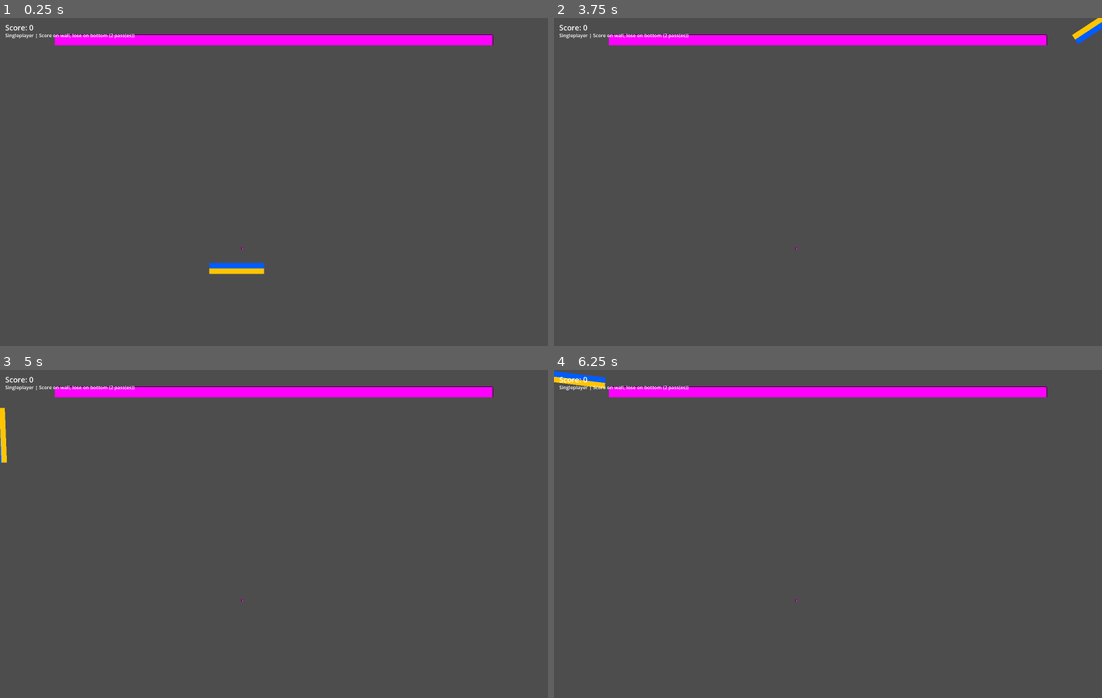
Above: before the commit, frames 1-4 (two rows, left to right).
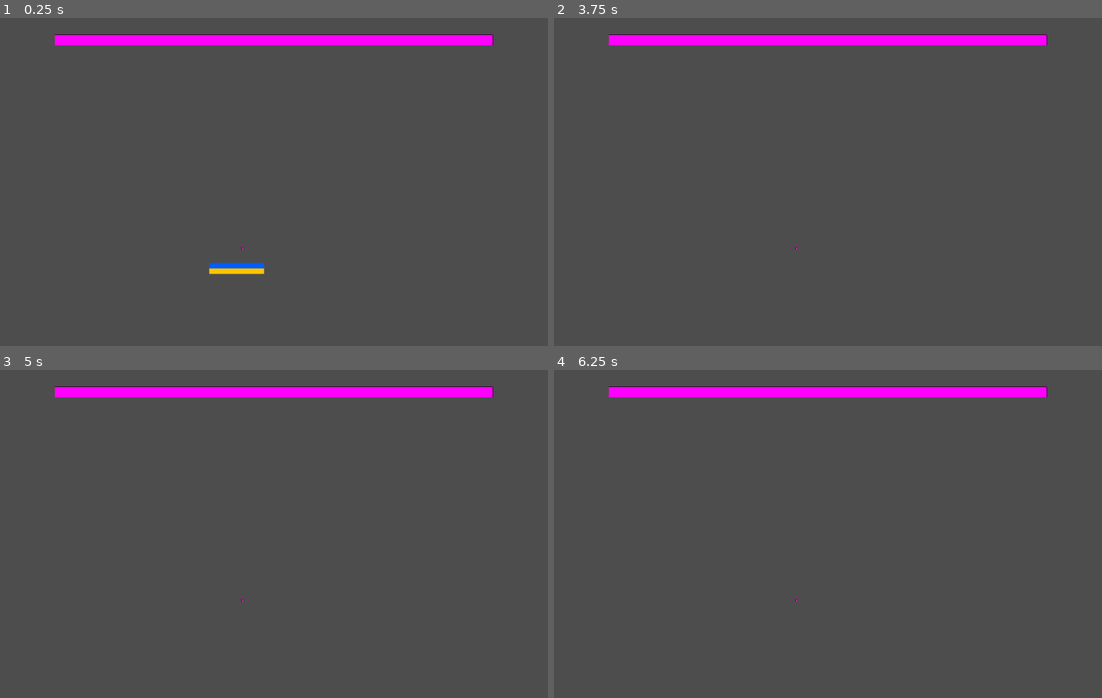
Above: after the commit, the same moments.

Repository: teros0/flappy-drone
Game: Godot game, scene res://scenes/squash.tscn
The game is run twice, just before and just after one commit, with the same random seed, the same clock (stepped at 60 frames per second) and the same inputs. This scene is started directly instead of the project's main scene.
Inputs (mouse positions are in pixels of both pictures, inside the frame that each line leads up to):
- Up to frame 1 (0.25 s): no input
- Up to frame 2 (3.75 s): move the mouse to (948, 165) at 0.52 s; hold Right (ui_right) 0.53-1.28 s; tap one key every 0.75 s from 0.6 s: K (p2_down) J (p2_left) U (p2_push) L (p2_right) I (p2_up); click (948, 165) at 0.67 s; move the mouse to (718, 198) at 1.27 s; hold Down (ui_down) 1.28-2.03 s; move the mouse to (882, 109) at 2.02 s; hold Right (ui_right) 2.03-2.78 s; move the mouse to (800, 247) at 2.77 s; hold Up (ui_up) 2.78-3.53 s; click (800, 247) at 2.92 s; move the mouse to (992, 231) at 3.52 s; hold Left (ui_left) from 3.53 s (still down)
- Up to frame 3 (5 s): keep holding Left (ui_left); move the mouse to (109, 484) at 4.27 s; tap Space (push) at 4.35 s
- Up to frame 4 (6.25 s): move the mouse to (855, 534) at 5.02 s; release Left (ui_left) at 5.03 s; hold Down (ui_down) 5.03-5.78 s; tap K (p2_down) at 5.1 s; click (855, 534) at 5.17 s; move the mouse to (745, 452) at 5.77 s; hold Right (ui_right) from 5.78 s (still down); tap J (p2_left) at 5.85 s

The runs differ from the first frame. In frame 1, 0.2% of the frame differs, in the area x 1-25%, y 2-7%; in frame 2, 0.4%; in frame 3, 0.4%; in frame 4, 0.5%, in the area x 0-25%, y 0-7%.
Error after the commit: Parse Error: Function "_create_hud()" not found in base self. (res://scripts/squash.gd:38)

Commit message:
refactor a bit

Diff:
--- a/scenes/squash.tscn
+++ b/scenes/squash.tscn
@@ -8,10 +8,11 @@
 
 [sub_resource type="Resource" id="Resource_q6rv1"]
 script = ExtResource("2_q6rv1")
+mode = 0
 metadata/_custom_type_script = "uid://bm56ajtbqh4al"
 
 [sub_resource type="PhysicsMaterial" id="PhysicsMaterial_ii624"]
-bounce = 1.0
+bounce = 2.0
 
 [sub_resource type="PhysicsMaterial" id="PhysicsMaterial_6kogi"]
 
@@ -32,7 +33,15 @@
 
 [node name="Squash" type="Node2D" unique_id=714557145]
 script = ExtResource("1_6kogi")
+default_wrap_buffer = null
+ball_bottom_redirect_enabled = null
+ball_left_spawn_y_range = null
+ball_right_spawn_y_range = null
+spawn_second_player = null
+player_configs = null
 rules = SubResource("Resource_q6rv1")
+ball_horizontal_wrap_speed_multiplier = null
+ball_redirect_speed = null
 
 [node name="Copter" parent="." unique_id=2008944575 instance=ExtResource("1_1fwq8")]
 position = Vector2(910, 1133)
@@ -77,3 +86,19 @@
 
 [node name="Sprite2D" type="Sprite2D" parent="Wall" unique_id=467527202]
 texture = SubResource("PlaceholderTexture2D_q6rv1")
+
+[node name="HUD" type="CanvasLayer" parent="." unique_id=445552897]
+
+[node name="Score" type="Label" parent="HUD" unique_id=398667612]
+offset_left = 24.0
+offset_top = 20.0
+offset_right = 64.0
+offset_bottom = 67.0
+theme_override_font_sizes/font_size = 34
+
+[node name="State" type="Label" parent="HUD" unique_id=1568478137]
+offset_left = 24.0
+offset_top = 64.0
+offset_right = 64.0
+offset_bottom = 95.0
+theme_override_font_sizes/font_size = 22
--- a/scripts/squash.gd
+++ b/scripts/squash.gd
@@ -21,8 +21,8 @@
 var scores_by_player_id: Dictionary = {}
 var last_touch_player_id: int = -1
 var game_over: bool = false
-var score_label: Label
-var state_label: Label
+@onready var score_label: Label = $HUD/Score
+@onready var state_label: Label = $HUD/State
 var ball_spawn_position: Vector2
 var active_rules: Resource
 var ball_wrapper: WorldWrapper
@@ -40,24 +40,6 @@
 
 func _process(_delta: float) -> void:
 	Utils.handle_reset(self)
-
-
-func _setup_wrappers() -> void:
-	# Copters: standard both-axis wrap.
-	for copter_node in copters:
-		var copter_wrapper := _attach_wrapper(copter_node)
-		copter_wrapper.wrap_mode = WorldWrapper.WrapMode.BOTH
-		copter_wrapper.enable_bottom_redirect = false
-
-	# Ball: both-axis wrap + diagonal-like bottom redirect to side edges.
-	ball_wrapper = _attach_wrapper(ball)
-	ball_wrapper.wrap_mode = WorldWrapper.WrapMode.BOTH
-	ball_wrapper.enable_bottom_redirect = ball_bottom_redirect_enabled
-	ball_wrapper.left_edge_spawn_y_range = ball_left_spawn_y_range
-	ball_wrapper.right_edge_spawn_y_range = ball_right_spawn_y_range
-	if not ball_wrapper.wrapped.is_connected(_on_ball_wrapped):
-		ball_wrapper.wrapped.connect(_on_ball_wrapped)
-
 
 func _setup_players() -> void:
 	copters.clear()
@@ -70,6 +52,38 @@
 			player_node.add_to_group("squash_player")
 			_ensure_score_entry(int(player_node.get("player_id")))
 
+func _setup_wrappers() -> void:
+	# Copters: standard both-axis wrap.
+	for copter_node in copters:
+		var copter_wrapper := _attach_wrapper(copter_node)
+		copter_wrapper.wrap_mode = WorldWrapper.WrapMode.BOTH
+		copter_wrapper.enable_bottom_redirect = false
+
+	# Ball: both-axis wrap + diagonal-like bottom redirect to side edges.
+	ball_wrapper = _attach_wrapper(ball)
+	ball_wrapper.wrap_mode = WorldWrapper.WrapMode.BOTH
+	ball_wrapper.enable_bottom_redirect = ball_bottom_redirect_enabled
+	ball_wrapper.left_edge_spawn_y_range = ball_left_spawn_y_range
+	ball_wrapper.right_edge_spawn_y_range = ball_right_spawn_y_range
+	if not ball_wrapper.wrapped.is_connected(_on_ball_wrapped):
+		ball_wrapper.wrapped.connect(_on_ball_wrapped)
+
+func _attach_wrapper(target: Node2D) -> WorldWrapper:
+	var existing_wrapper: WorldWrapper = _find_wrapper(target)
+	if existing_wrapper:
+		return existing_wrapper
+
+	var wrapper := WorldWrapper.new()
+	wrapper.buffer = default_wrap_buffer
+	target.add_child(wrapper)
+	return wrapper
+
+
+func _find_wrapper(target: Node2D) -> WorldWrapper:
+	for child in target.get_children():
+		if child is WorldWrapper:
+			return child as WorldWrapper
+	return null
 
 func _get_active_player_configs() -> Array[Resource]:
 	if not player_configs.is_empty():
@@ -200,22 +214,6 @@
 	active_rules = SquashRulesResource.new()
 
 
-func _create_hud() -> void:
-	var hud := CanvasLayer.new()
-	hud.name = "SquashHUD"
-	add_child(hud)
-
-	score_label = Label.new()
-	score_label.position = Vector2(24, 20)
-	score_label.add_theme_font_size_override("font_size", 34)
-	hud.add_child(score_label)
-
-	state_label = Label.new()
-	state_label.position = Vector2(24, 64)
-	state_label.add_theme_font_size_override("font_size", 22)
-	hud.add_child(state_label)
-
-
 func _refresh_hud() -> void:
 	if not score_label or not state_label:
 		return
@@ -251,9 +249,30 @@
 	return "P%d" % last_touch_player_id
 
 
+@export var ball_horizontal_wrap_speed_multiplier: float = 1.2
+
+@export var ball_redirect_speed: float = 1200.0
+
+func _shoot_ball_towards_center_deferred() -> void:
+	call_deferred("_shoot_ball_towards_center")
+
+func _shoot_ball_towards_center() -> void:
+	if not (ball is RigidBody2D):
+		return
+	var vp_size = get_viewport_rect().size
+	var center = Vector2(vp_size.x * 0.5, vp_size.y * 0.5)
+	var dir = (center - ball.global_position).normalized()
+	ball.set_deferred("linear_velocity", dir * ball_redirect_speed)
+
 func _on_ball_wrapped(axis: String, edge: String) -> void:
 	if game_over:
 		return
+
+	if axis == "horizontal":
+		if ball is RigidBody2D:
+			ball.linear_velocity.x *= ball_horizontal_wrap_speed_multiplier
+		return
+
 	if axis != "vertical" or edge != "bottom":
 		return
 
@@ -263,15 +282,19 @@
 			_award_point(1, -active_rules.points_lost_on_bottom_miss)
 			_refresh_hud()
 			_reset_rally(1)
+		else:
+			_shoot_ball_towards_center_deferred()
 		return
 
 	# Versus: only count bottom passes while someone is expected to return.
 	if pending_receiver_player_id <= 0:
+		_shoot_ball_towards_center_deferred()
 		return
 
 	bottom_pass_count_since_wall += 1
 	if bottom_pass_count_since_wall < active_rules.bottom_passes_before_miss:
 		_refresh_hud()
+		_shoot_ball_towards_center_deferred()
 		return
 
 	var scorer_player_id: int = _get_other_player_id(pending_receiver_player_id)
@@ -331,21 +354,3 @@
 	pending_receiver_player_id = -1
 	bottom_pass_count_since_wall = 0
 	_refresh_hud()
-
-
-func _attach_wrapper(target: Node2D) -> WorldWrapper:
-	var existing_wrapper: WorldWrapper = _find_wrapper(target)
-	if existing_wrapper:
-		return existing_wrapper
-
-	var wrapper := WorldWrapper.new()
-	wrapper.buffer = default_wrap_buffer
-	target.add_child(wrapper)
-	return wrapper
-
-
-func _find_wrapper(target: Node2D) -> WorldWrapper:
-	for child in target.get_children():
-		if child is WorldWrapper:
-			return child as WorldWrapper
-	return null
